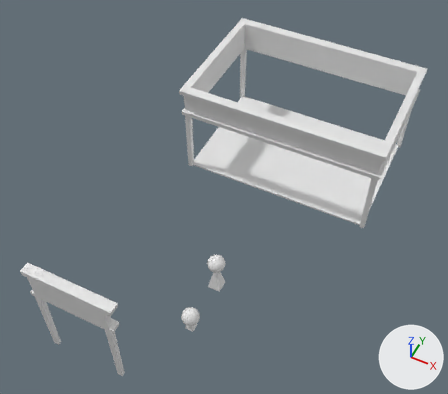
What one commit did to the Blender file Assets/Art/Mesh/BL_Assets.blend.
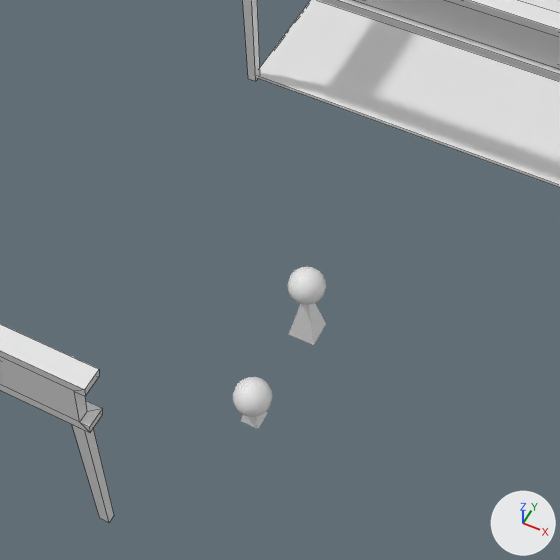
Each version appears first whole from a camera (50 mm lens) standing at (9.21, -14.51, 29.81) and looking at (-1.47, 6.86, 3.1), and next in a close-up on the part from 16% to 75% of the width and 32% to 100% of the height. Every picture has the same lights, and +X, +Y and +Z are marked at lower right. The close-ups show mesh edges as thin lines.

In view in the first close-up: 'Cube', 'Cube.003', 'SM_Entrance', 'SM_EventPoint'.
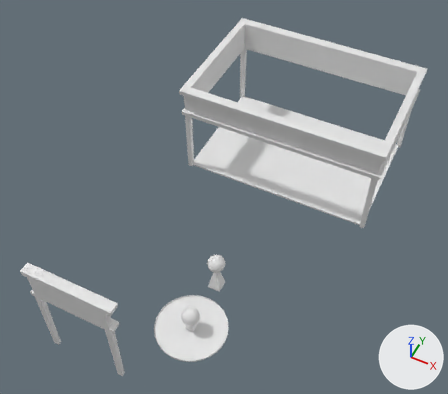
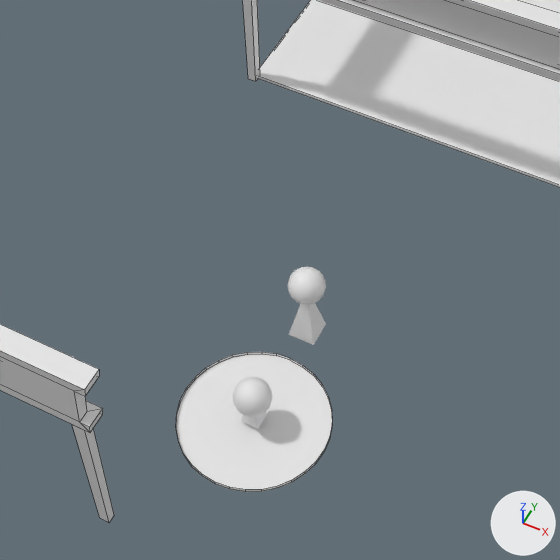
Where the change shows, as pixel boxes (x1, y1, x2, y2) in the close-ups (560 x 560 px):
'SM_SelectionHighlight', added
    after: (176, 352, 332, 492)

What the commit changed:
Mesh me_cylinder is new.
It has 64 vertices, 33 faces and spans x -2.0..2.0, y -2.0..2.0, z 0.15..0.25.
Object 'SM_SelectionHighlight' (ob_sm_selectionhighlight) is new; it shows me_cylinder.
Its location is (0.0, 0.0, 0.0).
